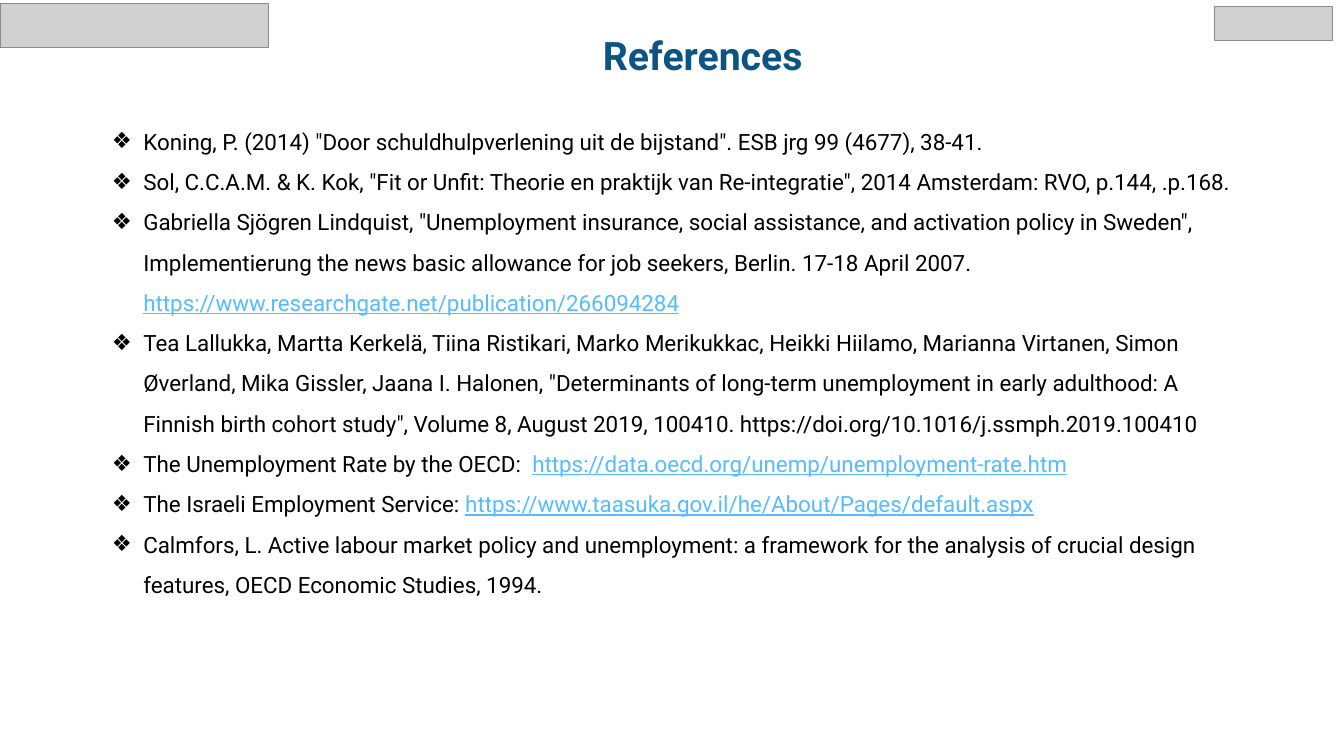
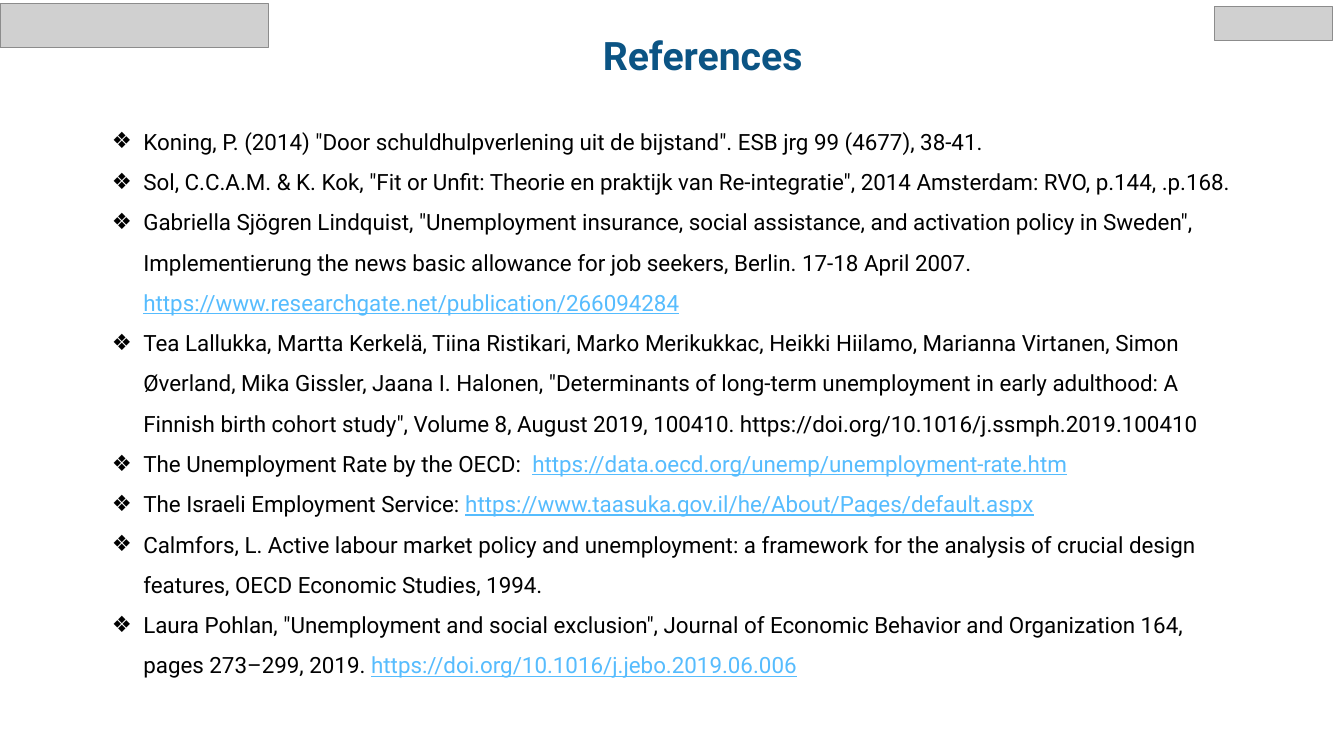
Before and after one commit to chen890/Final-Research-Project---IES, a slide deck: slide 30 of English Final Project.pptx. Drawn at 1344x756 pixels with LibreOffice and Linux fonts; fonts in the diff are those of the drawing; grey boxes stand for pictures; background and template pictures are left out. Boxes give left, top, right and bottom in pixels: in the first picture for what was removed or moved away, otherwise in the second. Text is boxed around its words. In the diff, an @@ line names an element or a change of style, - is before the commit and + after.

```diff
--- a/English Final Project.pptx
+++ b/English Final Project.pptx
@@ text at [143,616,1183,678]: paragraph added @@
+❖ Laura Pohlan, "Unemployment and social exclusion", Journal of Economic Behavior and Organization 164, pages 273–299, 2019. https://doi.org/10.1016/j.jebo.2019.06.006
```
Also in this commit, not shown: 20 other slides changed, 4 other files.
